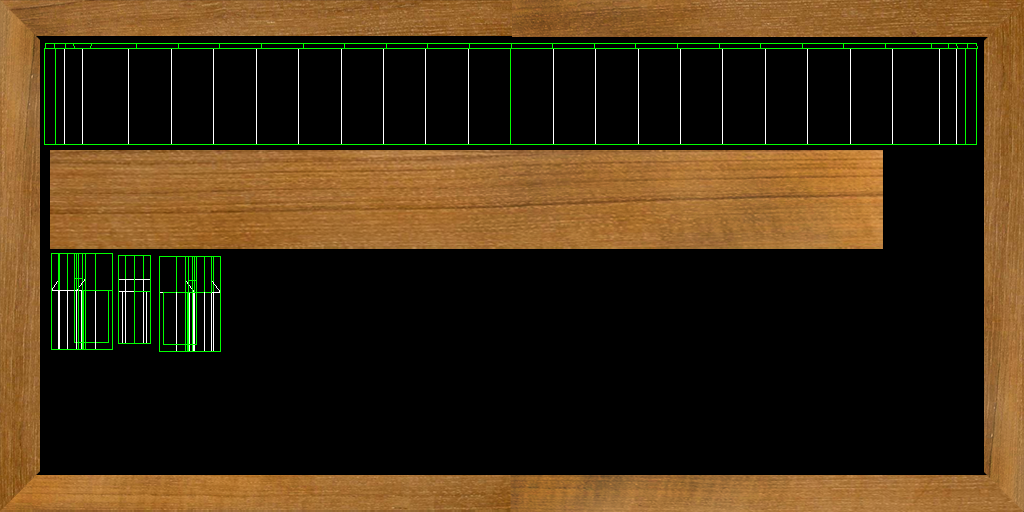
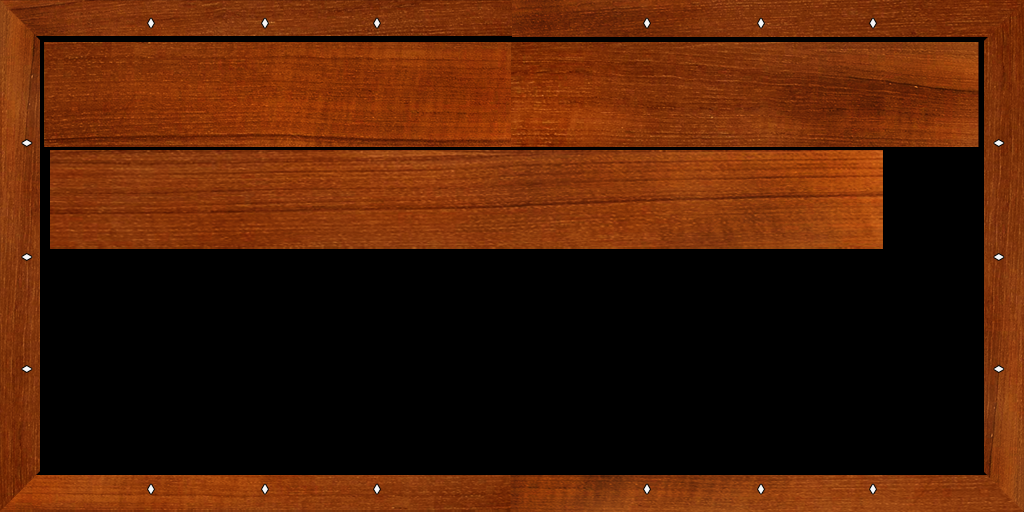
Layered file, before and after one edit (1024x512). Changes by layer:
added layer "Sights" above "Finish overlay" over left=22, top=18, right=1004, bottom=494
added layer "Finish overlay" (soft light) above "table long edge" over left=0, top=0, right=1024, bottom=512
added layer "table long edge" above "right side" over left=44, top=42, right=979, bottom=147
painted on "Background" over left=51, top=253, right=221, bottom=352
